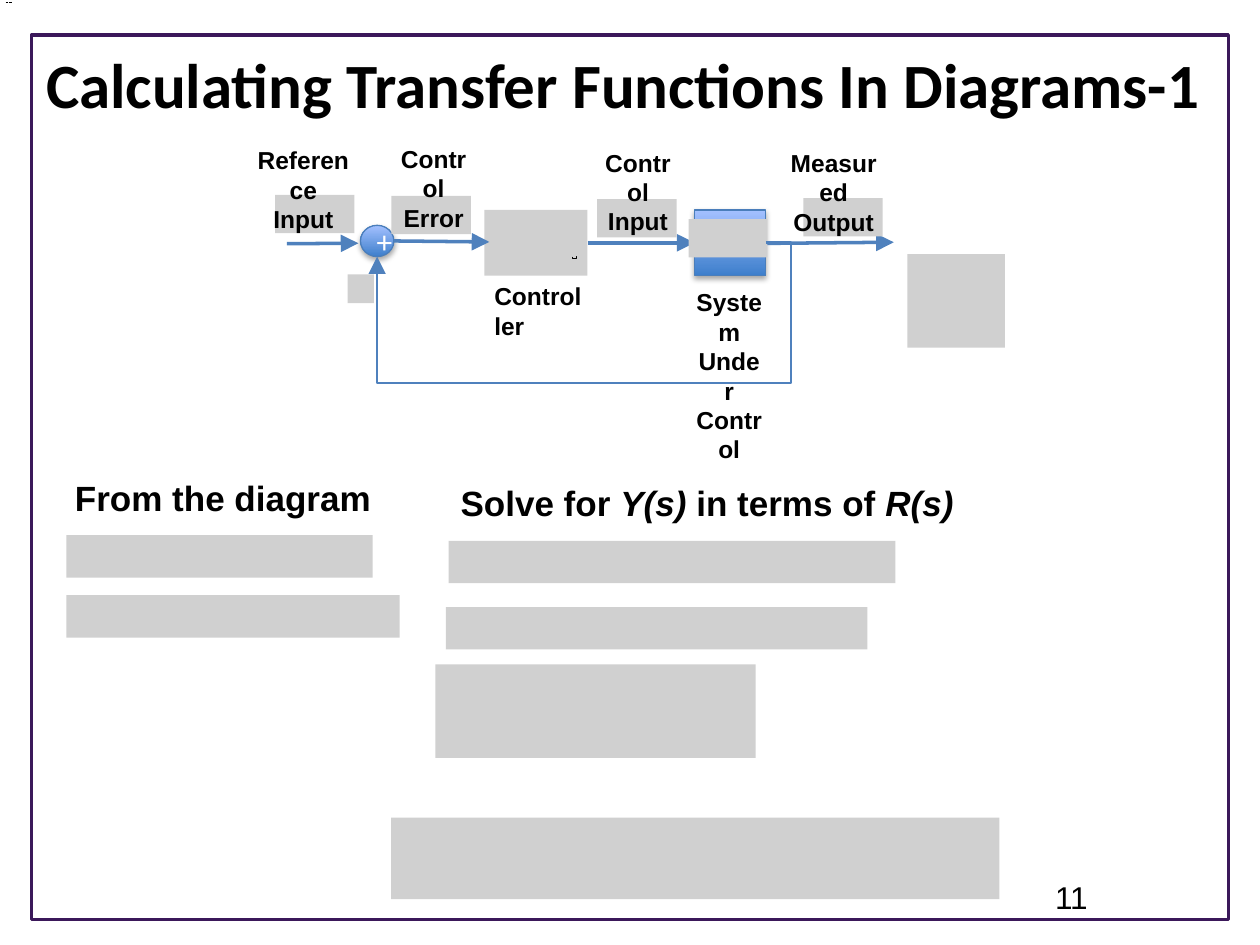
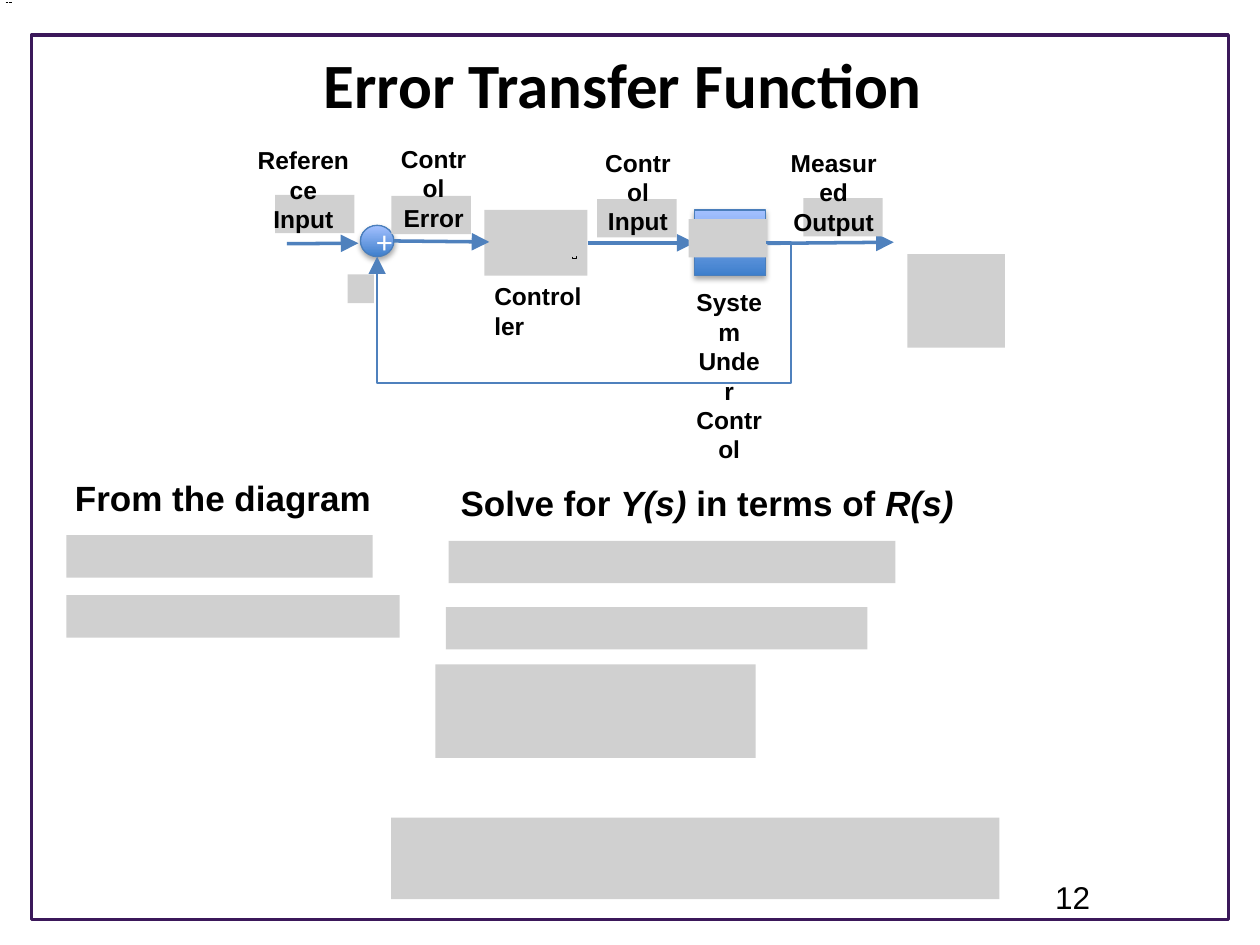
Before and after one commit to joseph-hellerstein/advanced-controls-lectures, a slide deck: slide 12 of Lecture_13-Closed-Loop-Systems/Closed-Loop-Systems.pptx (slide 11 before the commit). Drawn at 1260x945 pixels with LibreOffice and Linux fonts; fonts in the diff are those of the drawing; grey boxes stand for pictures; background and template pictures are left out. Boxes give left, top, right and bottom in pixels: in the first picture for what was removed or moved away, otherwise in the second. Text is boxed around its words. In the diff, an @@ line names an element or a change of style, - is before the commit and + after.

```diff
--- a/Lecture_13-Closed-Loop-Systems/Closed-Loop-Systems.pptx
+++ b/Lecture_13-Closed-Loop-Systems/Closed-Loop-Systems.pptx
@@ title at (x1=469, y1=63, x2=922, y2=109): text changed @@
-Calculating Transfer Functions In Diagrams-1
+Error Transfer Function
@@ page number at (x1=1055, y1=887, x2=1090, y2=909): text changed @@
-11
+12
```
Also in this commit, not shown: 5 other slides changed, 3 slides added, 2 slides removed, 2 other files.
